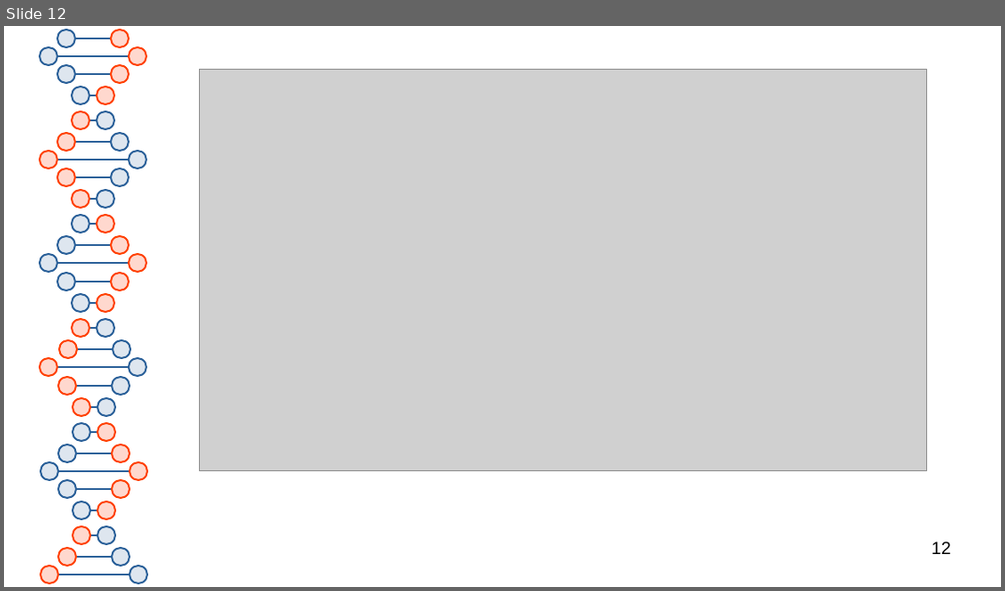
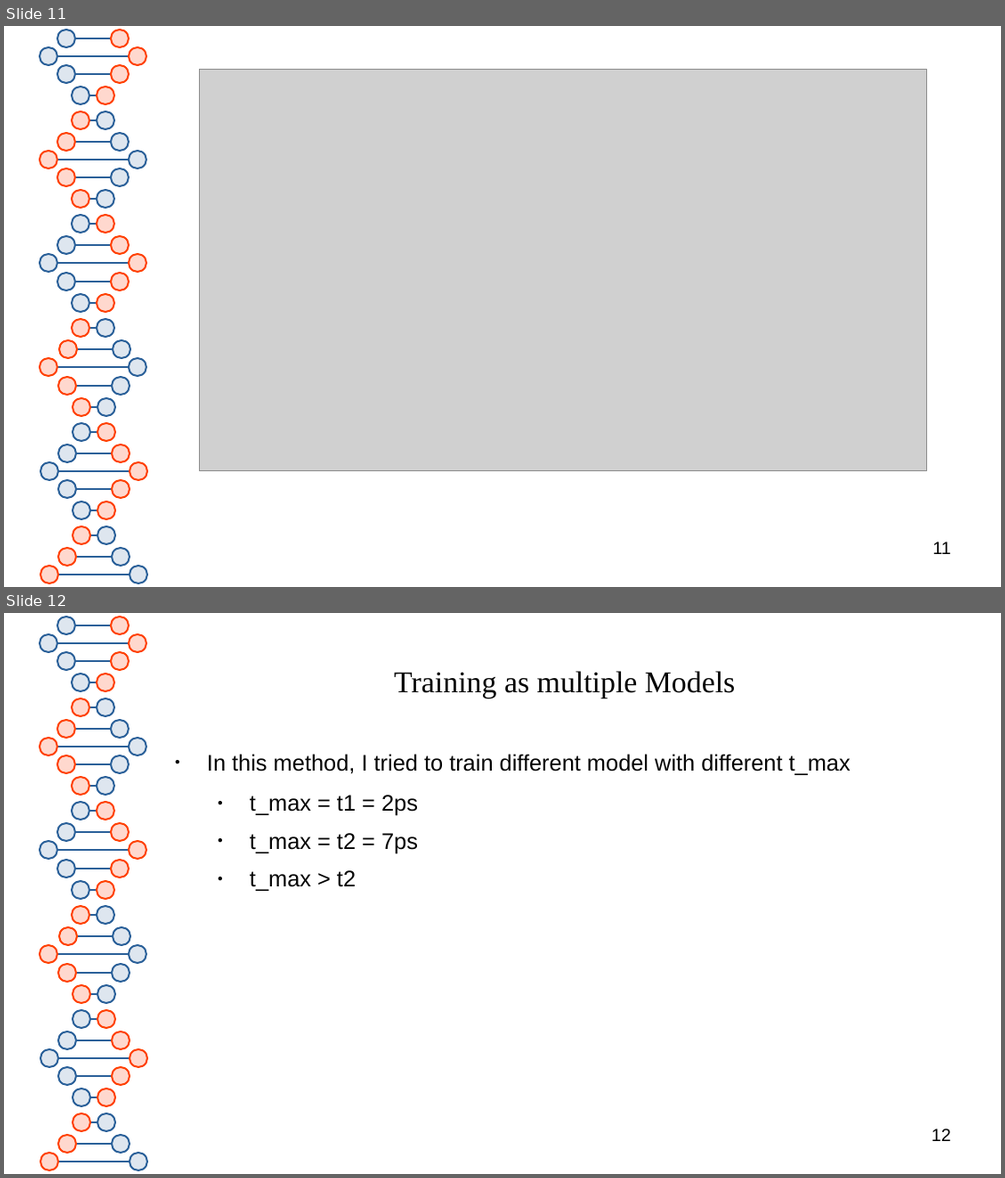
Before and after one commit to thash-jkr/Schrodinger-PINN, a slide deck: meeting/presentation-7_07-04-2025.odp. Shown one above the other, each under a label of ours: slide 12 before the commit, slides 11 and 12 after it. The pictures are 1005x591 and 1005x1178 pixels, drawn with LibreOffice and Linux fonts; fonts in the diff are those of the drawing; grey boxes stand for pictures. Boxes give left, top, right and bottom in pixels: in the first picture for what was removed or moved away, otherwise in the second. Text is boxed around its words. In the diff, an @@ line names an element or a change of style, - is before the commit and + after.

```diff
--- a/meeting/presentation-7_07-04-2025.odp
+++ b/meeting/presentation-7_07-04-2025.odp
@@ slide 12 added at [4,613,1001,1174], background #FFFFFF; not listed: 81 template elements that a slide beside it also shows @@
@@ title added at [394,671,736,698], 24 pt, text #050505 @@
+Training as multiple Models
@@ text added at [207,754,850,891], 18 pt, text #050505 @@
+● In this method, I tried to train different model with different t_max
+  ● t_max = t1 = 2ps
+  ● t_max = t2 = 7ps
+  ● t_max > t2
@@ page number added at [931,1128,951,1141], 14 pt, text #000000 @@
+12
@@ what was slide 12 is now slide 11 @@
@@ page number at [932,541,951,554]: text changed @@
-12
+11
```
Also in this commit, not shown: 5 slides changed, 5 other slides added, 8 slides removed.
